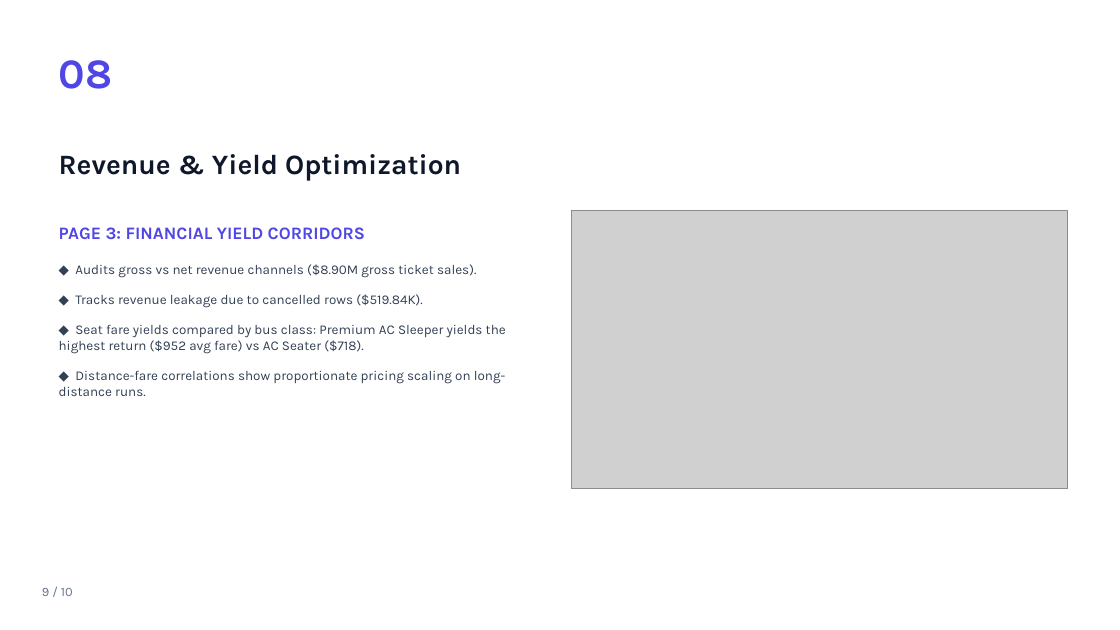
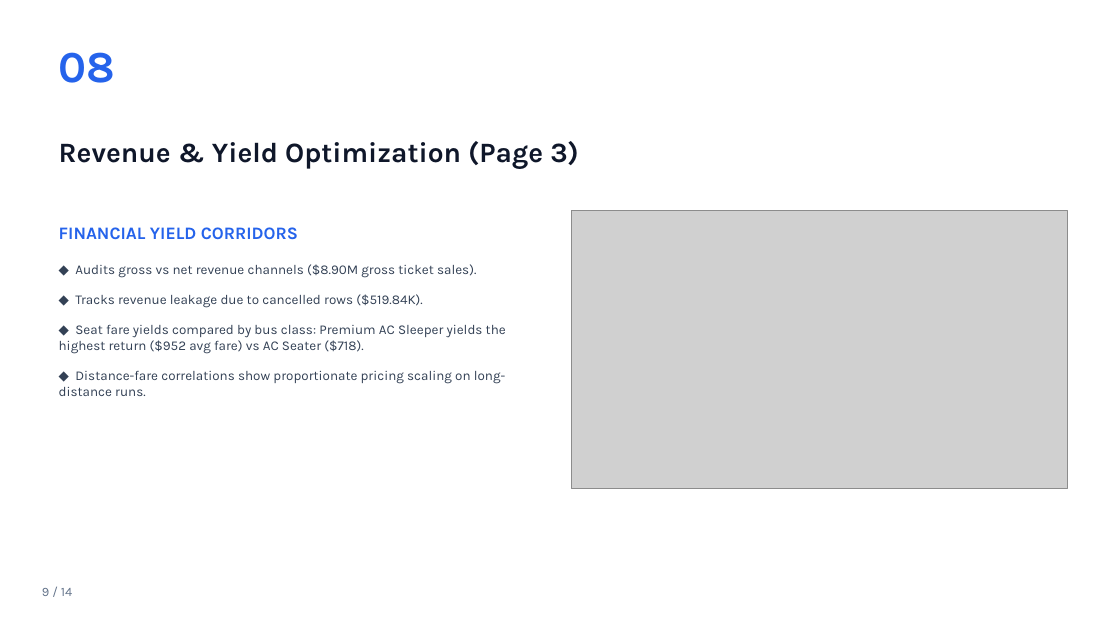
Before and after one commit to SHETYGURU/Revature-Bus-Booking-Analytical-System-, a slide deck: slide 9 of Bus Booking Analytics System (PowerBI)/documents/Bus_Booking_Analytics_PowerBI_light.pptx. Drawn at 1120x630 pixels with LibreOffice and Linux fonts; fonts in the diff are those of the drawing; grey boxes stand for pictures. Boxes give left, top, right and bottom in pixels: in the first picture for what was removed or moved away, otherwise in the second. Text is boxed around its words. In the diff, an @@ line names an element or a change of style, - is before the commit and + after.

```diff
--- a/Bus Booking Analytics System (PowerBI)/documents/Bus_Booking_Analytics_PowerBI_light.pptx
+++ b/Bus Booking Analytics System (PowerBI)/documents/Bus_Booking_Analytics_PowerBI_light.pptx
@@ text "08": place and size @@
-text "08" at box(59, 60, 113, 89)
+text "08" at box(59, 52, 116, 83)
@@ text "08" at box(59, 52, 116, 83): size 36 to 38 pt, text colour #4F46E5 to #2563EB @@
@@ text at box(59, 141, 579, 168): text changed @@
-Revenue & Yield Optimization
+Revenue & Yield Optimization (Page 3)
@@ text at box(59, 227, 298, 240): text changed; text colour #4F46E5 to #2563EB @@
-PAGE 3: FINANCIAL YIELD CORRIDORS
+FINANCIAL YIELD CORRIDORS
@@ text at box(42, 588, 72, 596): text changed @@
-9 / 10
+9 / 14
```
Also in this commit, not shown: 10 other slides changed, 4 slides added, 2 slides removed.
